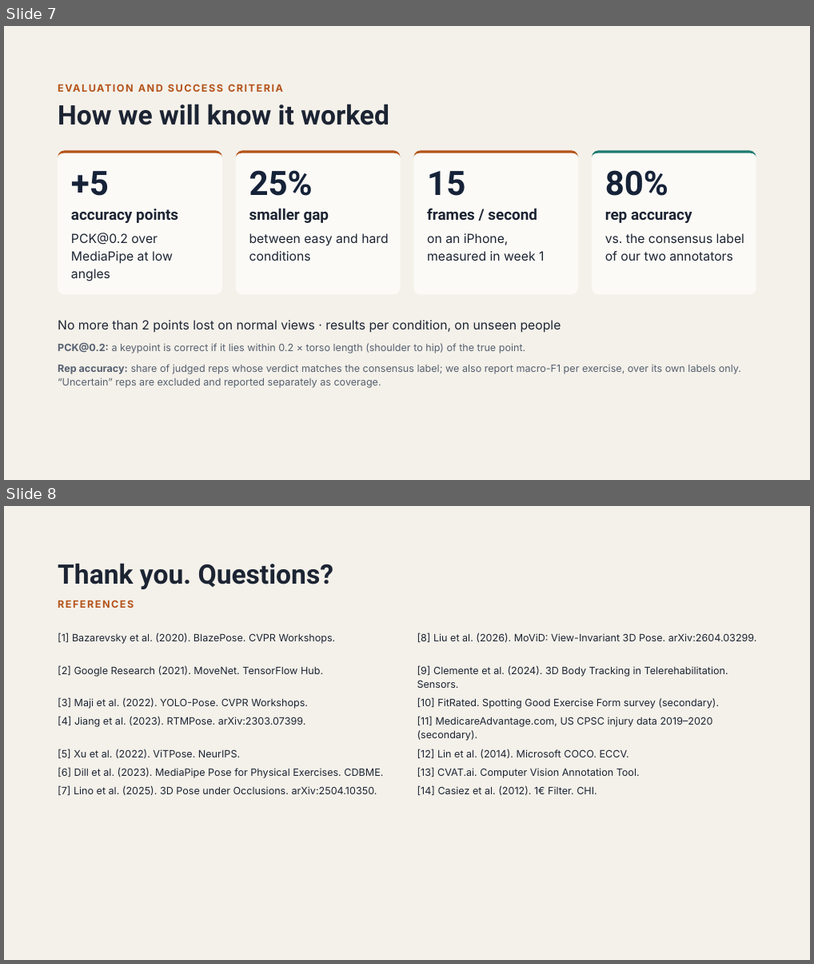
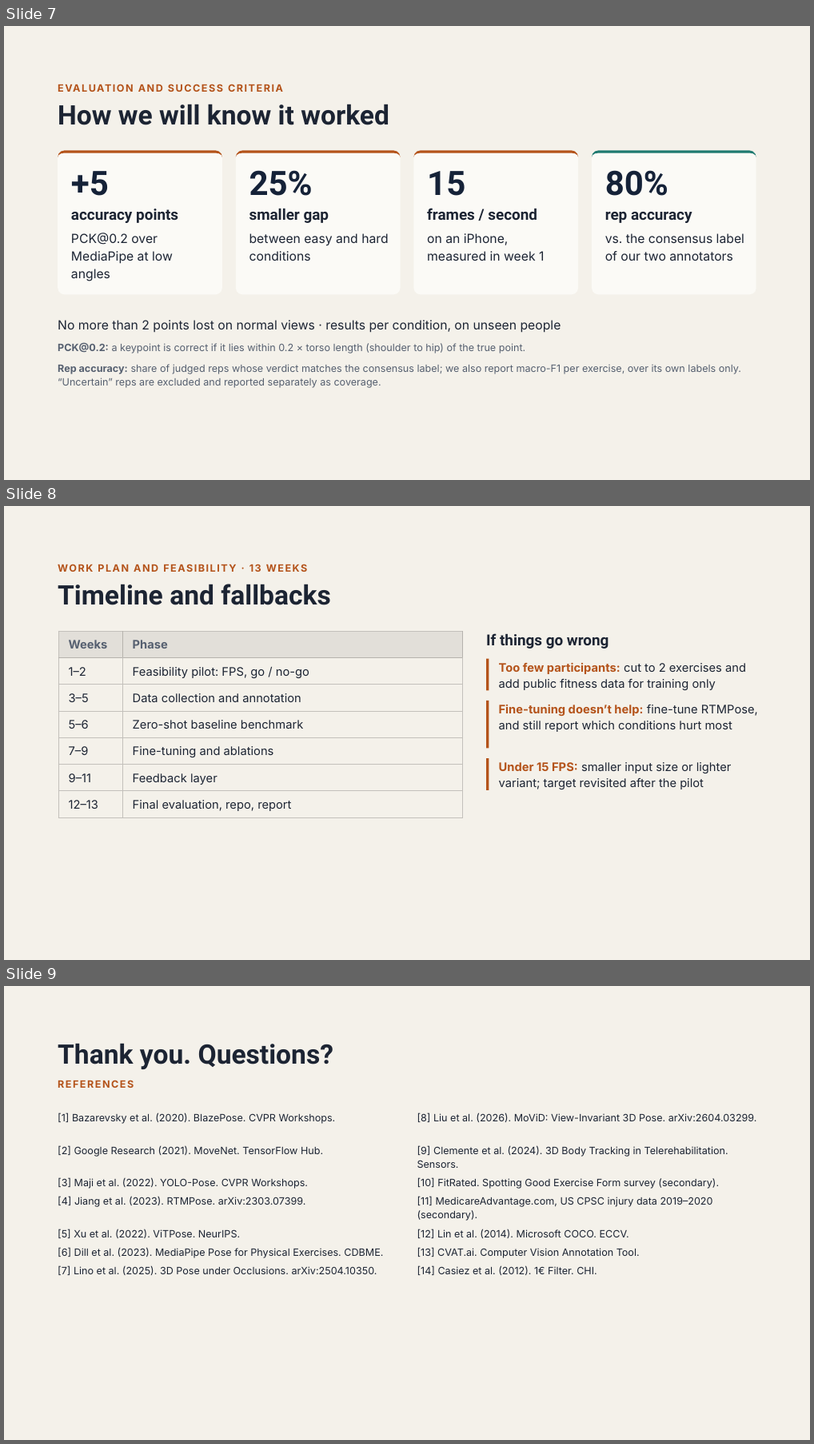
Before and after one commit to avshalomhabany/FixMe, a slide deck: FixMe_by_Hila_and_Avshi.pptx. Shown one above the other, each under a label of ours: slides 7 and 8 before the commit, slides 7, 8 and 9 after it. The pictures are 814x964 and 814x1444 pixels, drawn with LibreOffice and Linux fonts; fonts in the diff are those of the drawing. Boxes give left, top, right and bottom in pixels: in the first picture for what was removed or moved away, otherwise in the second. Text is boxed around its words. In the diff, an @@ line names an element or a change of style, - is before the commit and + after.

```diff
--- a/FixMe_by_Hila_and_Avshi.pptx
+++ b/FixMe_by_Hila_and_Avshi.pptx
@@ slide 8 added at [4,506,810,960], background #F4F1EA @@
@@ text added at [58,560,778,576], 12 pt, text #B4531A, bold @@
+WORK PLAN AND FEASIBILITY · 13 WEEKS
@@ title added at [58,584,331,605], 32 pt, text #1C2433, bold @@
+Timeline and fallbacks
@@ table added at [58,632,463,817], 7 rows, 2 columns @@
+Weeks | Phase
+1–2 | Feasibility pilot: FPS, go / no-go
+3–5 | Data collection and annotation
+5–6 | Zero-shot baseline benchmark
+7–9 | Fine-tuning and ablations
+9–11 | Feedback layer
+12–13 | Final evaluation, repo, report
@@ text added at [486,633,610,648], 18 pt, text #1C2433, bold @@
+If things go wrong
@@ line added from (488, 659) to (488, 691), #B4531A 3 pt @@
@@ text added at [499,663,746,690], 14 pt, text #1C2433 @@
+Too few participants: cut to 2 exercises and add public fitness data for training only
@@ line added from (488, 700) to (488, 748), #B4531A 3 pt @@
@@ text added at [499,704,758,732], 14 pt, text #1C2433 @@
+Fine-tuning doesn’t help: fine-tune RTMPose, and still report which conditions hurt most
@@ line added from (488, 758) to (488, 790), #B4531A 3 pt @@
@@ text added at [499,762,732,789], 14 pt, text #1C2433 @@
+Under 15 FPS: smaller input size or lighter variant; target revisited after the pilot
@@ what was slide 8 is now slide 9 @@
```
Also in this commit, not shown: 1 other file.
